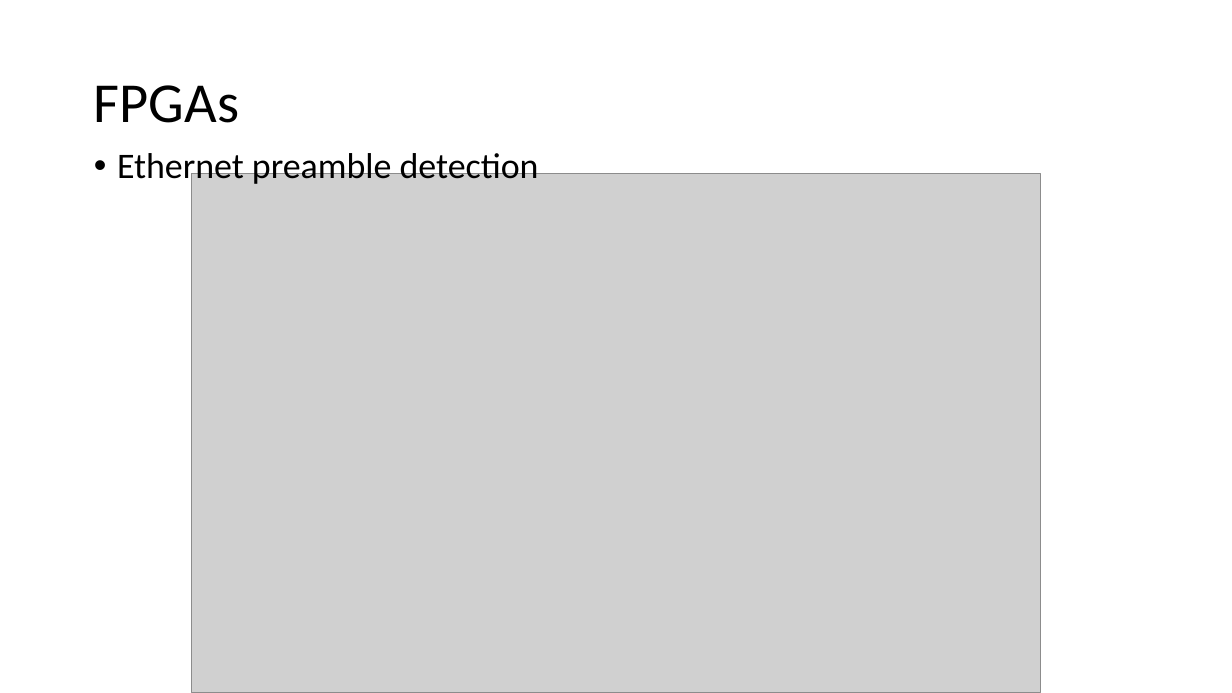
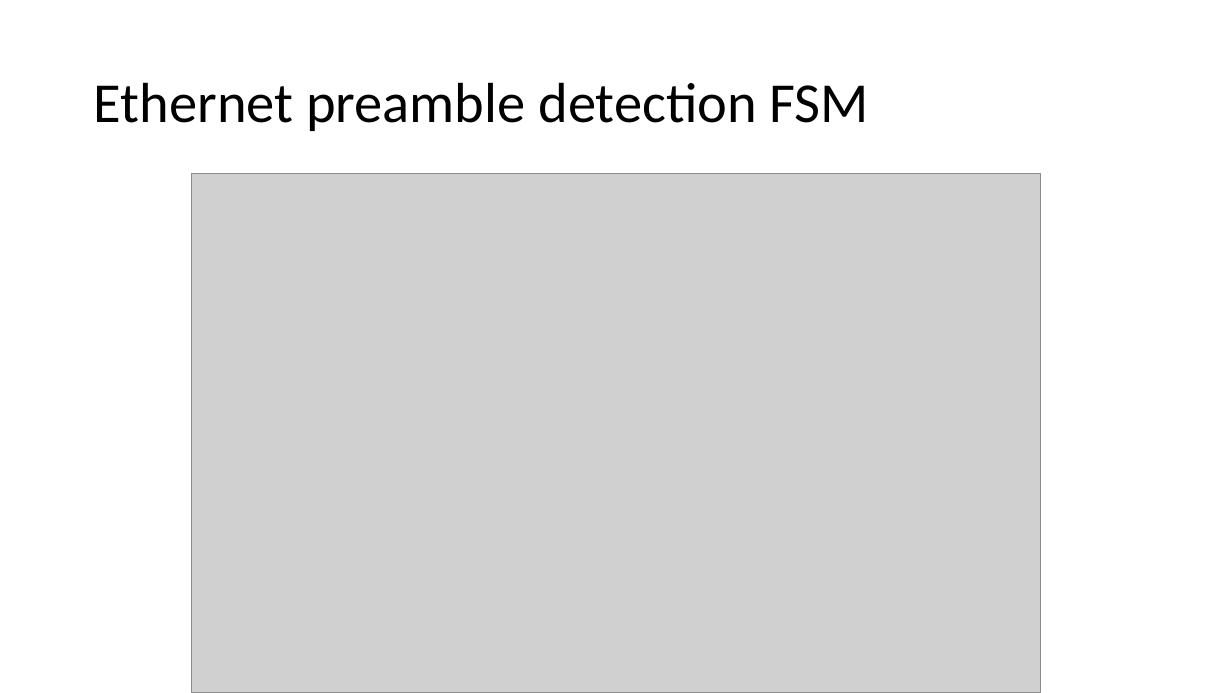
Before and after one commit to quarck/vhdl_intro, a slide deck: slide 51 of part2.pptx. Drawn at 1232x693 pixels with LibreOffice and Linux fonts; fonts in the diff are those of the drawing; grey boxes stand for pictures. Boxes give left, top, right and bottom in pixels: in the first picture for what was removed or moved away, otherwise in the second. Text is boxed around its words. In the diff, an @@ line names an element or a change of style, - is before the commit and + after.

```diff
--- a/part2.pptx
+++ b/part2.pptx
@@ title at [94, 82, 869, 131]: text changed @@
-FPGAs
+Ethernet preamble detection FSM
@@ text removed at [117, 148, 539, 187] @@
-• Ethernet preamble detection
```
Also in this commit, not shown: 7 other slides changed, 1 slide added.
